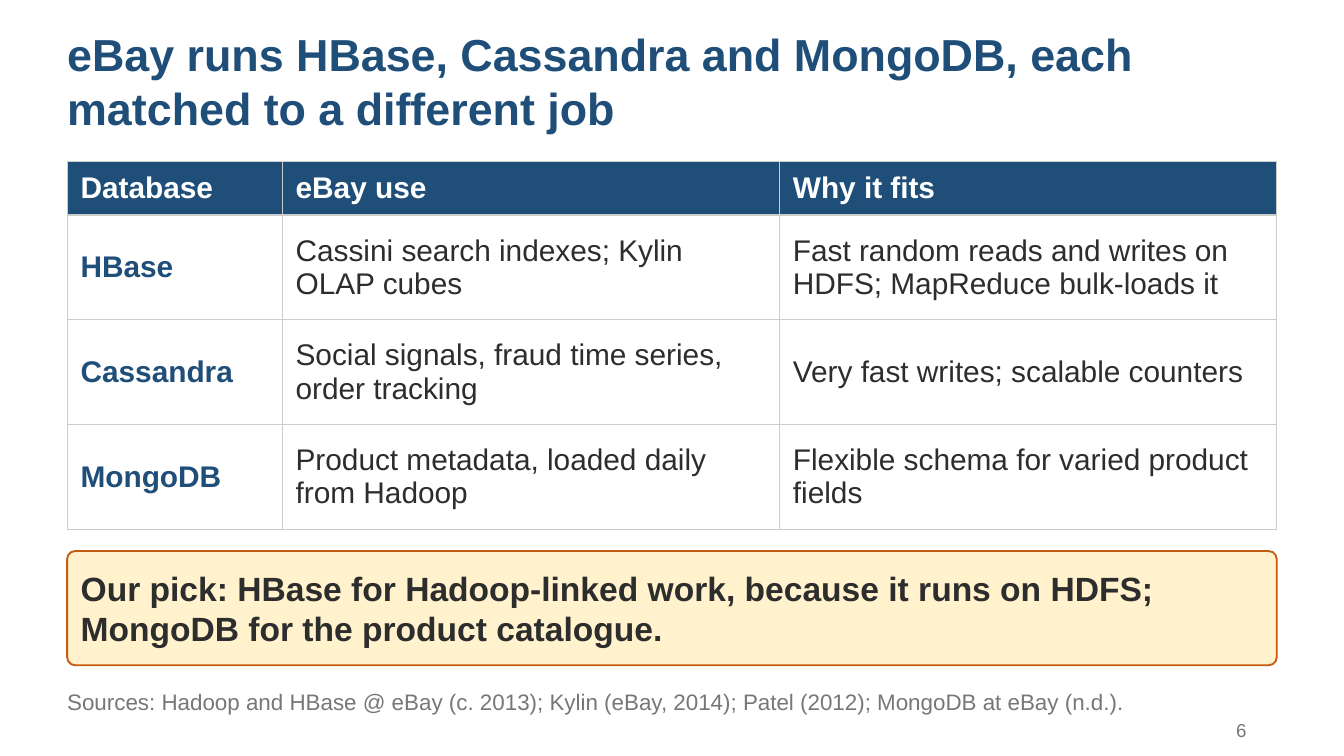
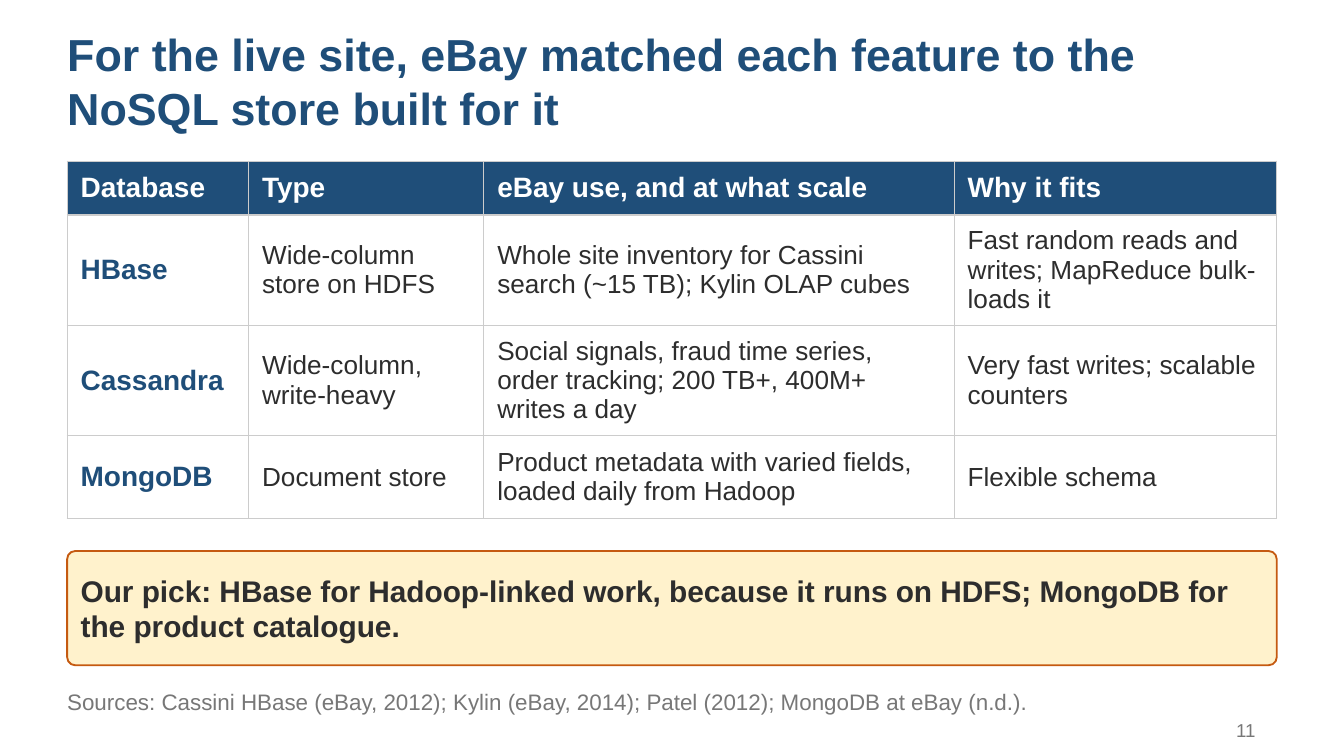
Before and after one commit to msk1039/ebay-bda, a slide deck: slide 11 of ebay-bigdata-fa1.pptx (slide 6 before the commit). Drawn at 1344x756 pixels with LibreOffice and Linux fonts; fonts in the diff are those of the drawing. Boxes give left, top, right and bottom in pixels: in the first picture for what was removed or moved away, otherwise in the second. Text is boxed around its words. In the diff, an @@ line names an element or a change of style, - is before the commit and + after.

```diff
--- a/ebay-bigdata-fa1.pptx
+++ b/ebay-bigdata-fa1.pptx
@@ title at box(67, 38, 1135, 134): text changed @@
-eBay runs HBase, Cassandra and MongoDB, each matched to a different job
+For the live site, eBay matched each feature to the NoSQL store built for it
@@ table at box(67, 161, 1277, 510) @@
-column 2: eBay use | Cassini search indexes; Kylin OLAP cubes | Social signals, fraud time series, order tracking | Product metadata, loaded daily from Hadoop
-column 3: Why it fits | Fast random reads and writes on HDFS; MapReduce bulk-loads it | Very fast writes; scalable counters | Flexible schema for varied product fields
+column 2: Type | Wide-column store on HDFS | Wide-column, write-heavy | Document store
+column 3: eBay use, and at what scale | Whole site inventory for Cassini search (~15 TB); Kylin OLAP cubes | Social signals, fraud time series, order tracking; 200 TB+, 400M+ writes a day | Product metadata with varied fields, loaded daily from Hadoop
+column 4: Why it fits | Fast random reads and writes; MapReduce bulk-loads it | Very fast writes; scalable counters | Flexible schema
@@ rounded rectangle "Our pick: HBase for Hadoop-linked ..." at box(67, 551, 1277, 665): size 18 to 16 pt @@
@@ text at box(67, 694, 1026, 715): text changed @@
-Sources: Hadoop and HBase @ eBay (c. 2013); Kylin (eBay, 2014); Patel (2012); MongoDB at eBay (n.d.).
+Sources: Cassini HBase (eBay, 2012); Kylin (eBay, 2014); Patel (2012); MongoDB at eBay (n.d.).
@@ page number at box(1236, 724, 1255, 737): text changed @@
-6
+11
```
Also in this commit, not shown: 5 other slides changed, 9 slides added, 4 slides removed, 3 other files.
